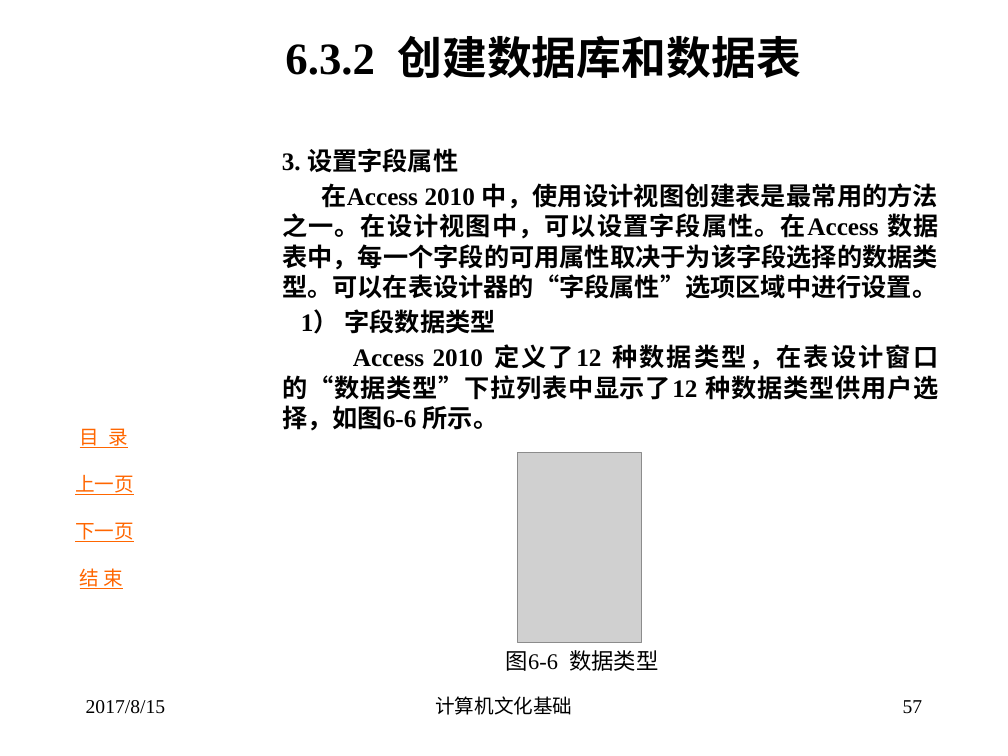
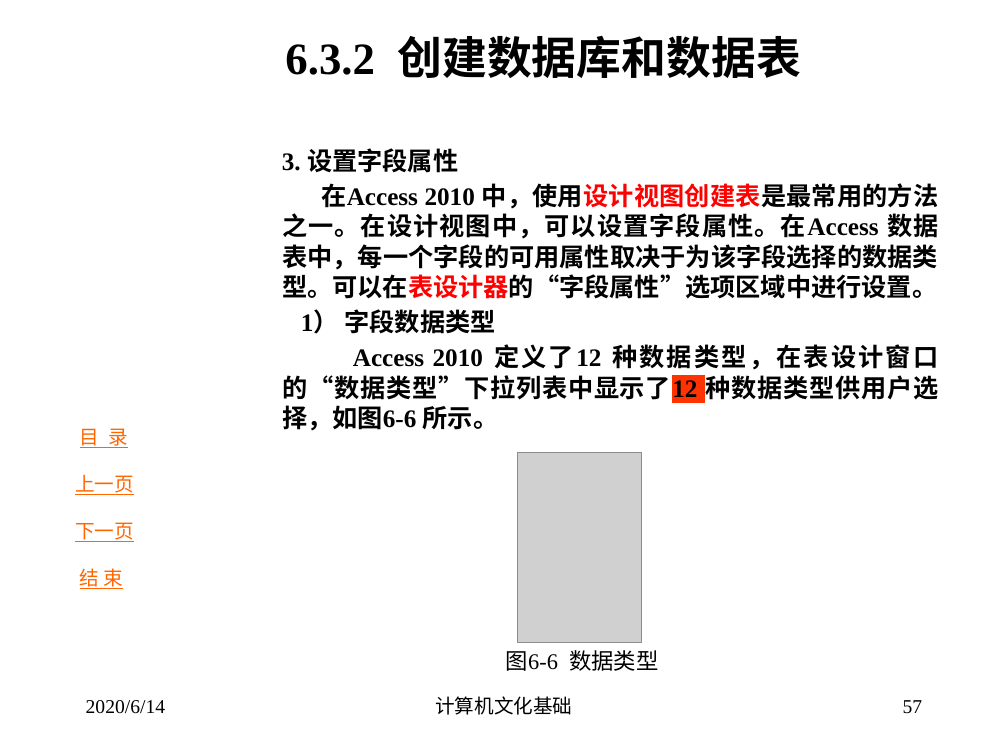
Before and after one commit to CCCxshen/ZhuanShengBen, a slide deck: slide 57 of Computer/课件/数据库.pptx. Drawn at 1008x756 pixels with LibreOffice and Linux fonts; fonts in the diff are those of the drawing; grey boxes stand for pictures; background and template pictures are left out. Boxes give left, top, right and bottom in pixels: in the first picture for what was removed or moved away, otherwise in the second. Text is boxed around its words. In the diff, an @@ line names an element or a change of style, - is before the commit and + after.

```diff
--- a/Computer/课件/数据库.pptx
+++ b/Computer/课件/数据库.pptx
@@ text at [282, 183, 939, 431]: text colour #000000 to #FF0000 in "中，使用设计视图创建表是最常用的方法之一。在设计视图中，可以设置字段属性。在Access 数据表中，每一个字段的可用属性 ..."; highlight none to #FF3300 in "种数据类型，在表设计窗口的“数据类型”下拉列表中显示了12" @@
@@ text at [86, 700, 166, 714]: text changed @@
-2017/8/15
+2020/6/14
```
Also in this commit, not shown: 95 other slides changed, 1 other file.
